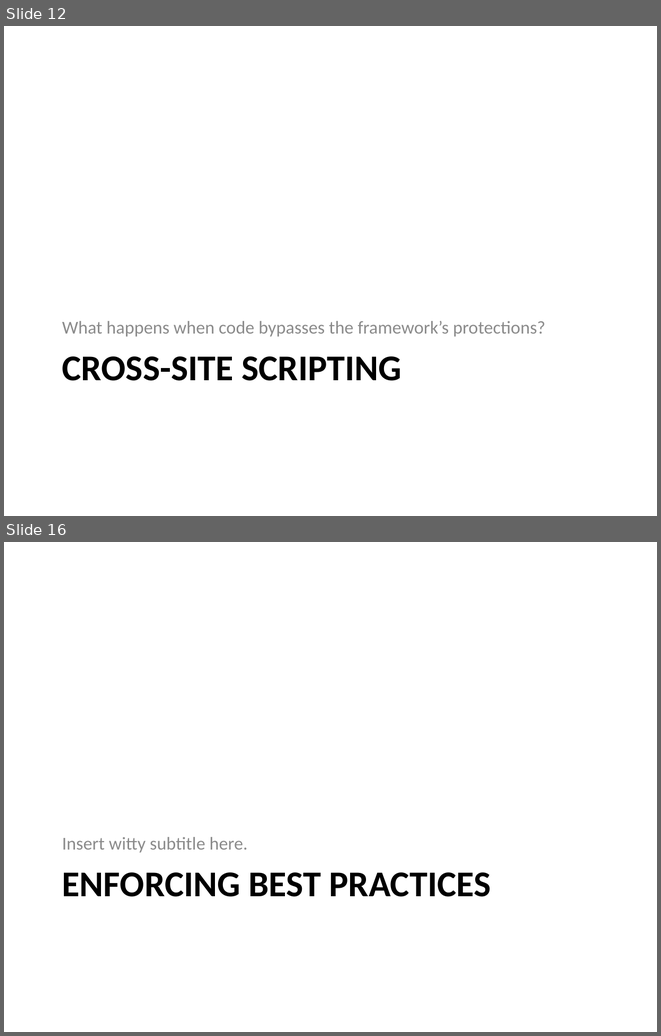
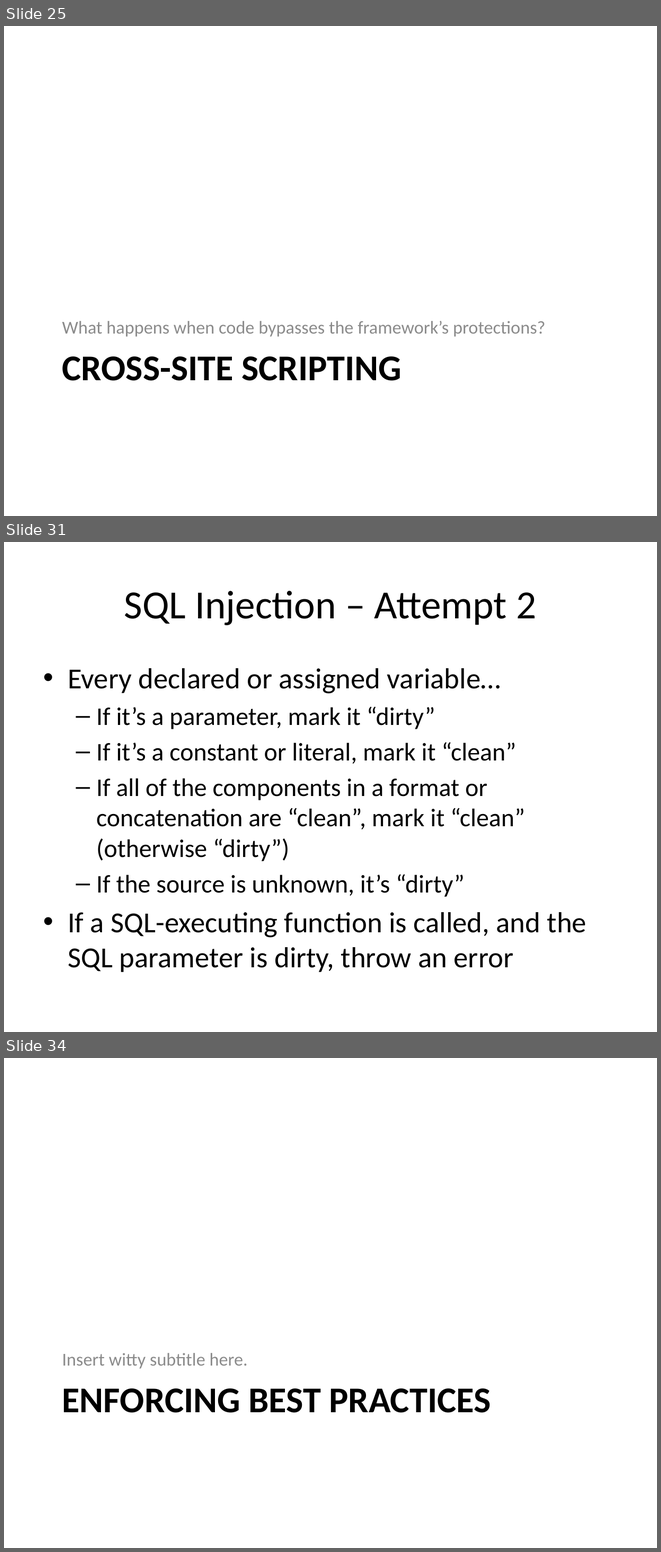
Before and after one commit to Chris-ScoutCorps/FxCop, a slide deck: FxCop.pptx. Shown one above the other, each under a label of ours: slides 12 and 16 before the commit, slides 25, 31 and 34 after it; the slides between them are not shown. The pictures are 661x1036 and 661x1552 pixels, drawn with LibreOffice and Linux fonts; fonts in the diff are those of the drawing. Boxes give left, top, right and bottom in pixels: in the first picture for what was removed or moved away, otherwise in the second. Text is boxed around its words. In the diff, an @@ line names an element or a change of style, - is before the commit and + after.

```diff
--- a/FxCop.pptx
+++ b/FxCop.pptx
@@ slide 31 added at (4, 542, 657, 1032), background #FFFFFF @@
@@ title added at (124, 591, 536, 625), 44 pt, text #000000 @@
+SQL Injection – Attempt 2
@@ text added at (68, 668, 586, 972), 28 pt, text #000000 @@
+• Every declared or assigned variable…
+  – If it’s a parameter, mark it “dirty”
+  – If it’s a constant or literal, mark it “clean”
+  – If all of the components in a format or concatenation are “clean”, mark it “clean” (otherwise “dirty”)
+  – If the source is unknown, it’s “dirty”
+• If a SQL-executing function is called, and the SQL parameter is dirty, throw an error
@@ what was slide 12 is now slide 25 @@
@@ what was slide 16 is now slide 34 @@
```
Also in this commit, not shown: 4 slides changed, 21 other slides added.
